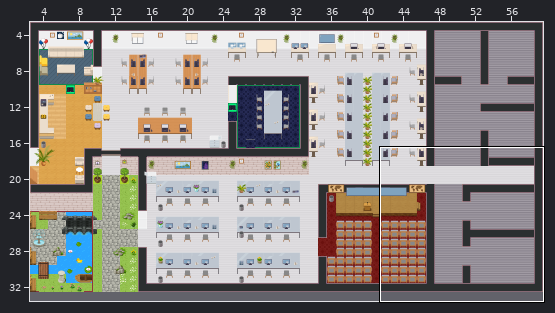
An edit to a level. Tiled map (JSON), GAD-office.tmj. Above, an overview of the earlier version with the close-up marked.
Close-up. Old version:
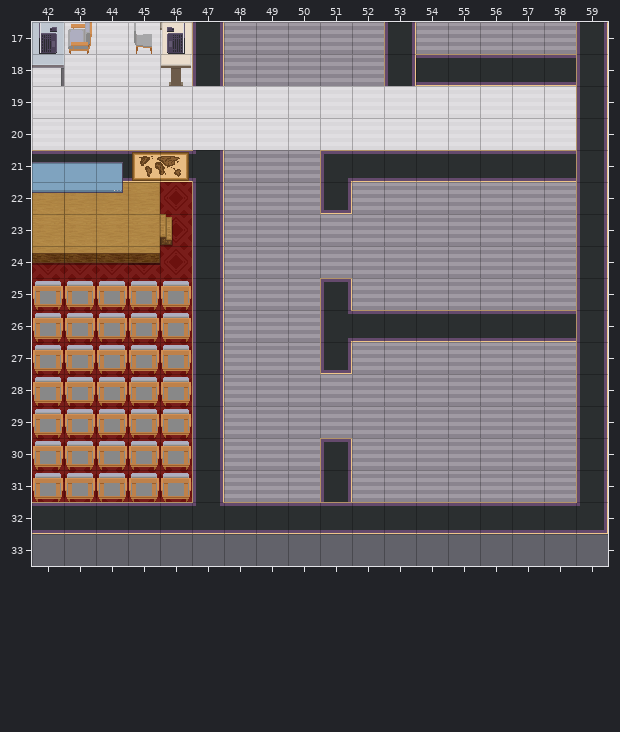
Cells are 32x32 px. Shown: x 42..59, y 17..33. The commit also changed other parts of the map, which this record leaves out.
Now the later version:
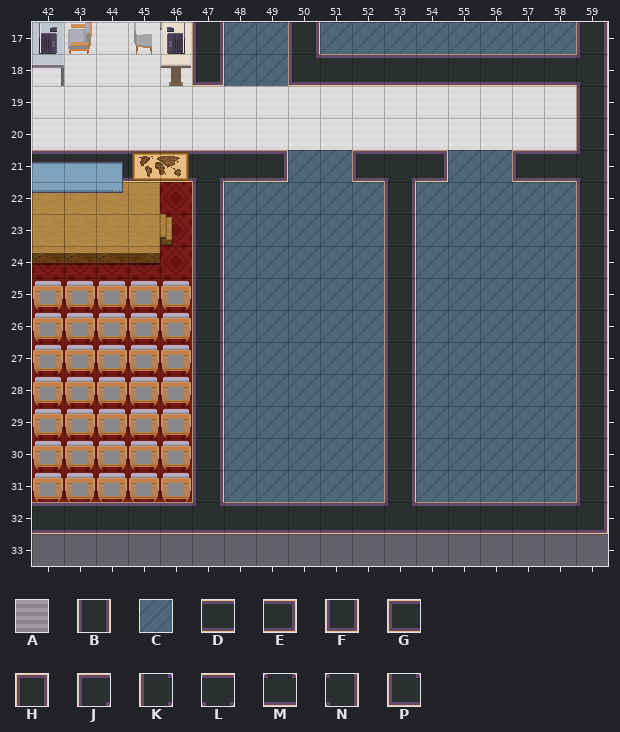
Key: from "Chunk 1": A 3, B 4, C 6, D 9, E 10, F 11, G 12, H 16, J 20, K 43, L 141, M 157, N 160, P 161.
_ is an empty cell.
Diff:
Layer "floor/floor1":
Tile A gives way to one hidden under a higher layer in row 17 at x 50; in row 18 at x 50 to 52; in row 21 at x 48 to 49; in rows 22 to 25 at x 53; in rows 27 to 31 at x 53.
Tile B gives way to one hidden under a higher layer in row 18 at x 53.
Tile D gives way to one hidden under a higher layer in row 21 at x 52 to 54 and 57; in row 26 at x 53.
The edit turns tile A into tile C in row 17 at x 48 to 49, 51 to 52 and 54 to 58; in row 18 at x 48 to 49; in row 21 at x 50; in row 22 at x 48 to 50, 52 and 54 to 58; in rows 23 to 24 at x 48 to 52 and 54 to 58; in row 25 at x 48 to 50, 52 and 54 to 58.
The edit turns tile A into tile C in row 26 at x 48 to 50; in row 27 at x 48 to 50, 52 and 54 to 58; in rows 28 to 29 at x 48 to 52 and 54 to 58; in rows 30 to 31 at x 48 to 50, 52 and 54 to 58.
The edit turns tile B into tile C in row 17 at x 53; in row 31 at x 51.
The edit turns tile D into tile C in row 21 at x 55 to 56; in row 26 at x 52 and 54 to 58.
The edit turns tile F into tile C in row 22 at x 51; in row 27 at x 51.
The edit turns tile H into tile C in row 25 at x 51; in row 30 at x 51.
The edit turns tile J into tile C in row 21 at x 51.
The edit turns tile K into tile C in row 26 at x 51.
Layer "walls/walls1":
There is now tile B in row 17 at x 50; in rows 22 to 31 at x 53.
There is now tile D in row 18 at x 51 to 53; in row 21 at x 48.
There is now tile E in row 21 at x 49 and 54.
The edit turns tile B into tile F in row 18 at x 47.
There is now tile G in row 21 at x 52 and 57.
The edit turns tile N into tile L in row 21 at x 47.
There is now tile L in row 21 at x 53.
The edit turns tile D into tile M in row 32 at x 53.
The edit turns tile B into tile N in row 18 at x 59; in row 21 at x 59.
There is now tile P in row 18 at x 50.
Pixel boxes of the changes (left, top, right, bottom) in both close-ups:
changed: (193, 22, 580, 86)
changed: (193, 150, 580, 506)
